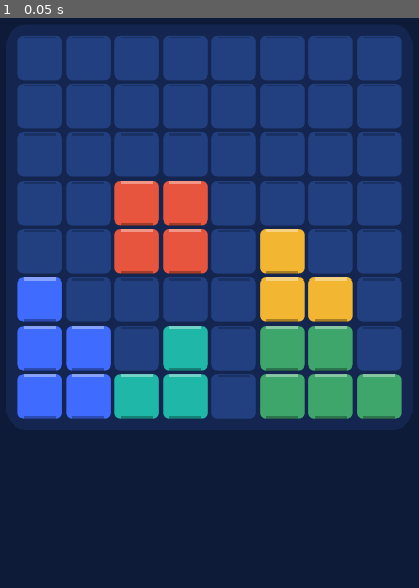
Above: before the commit, frame 1.
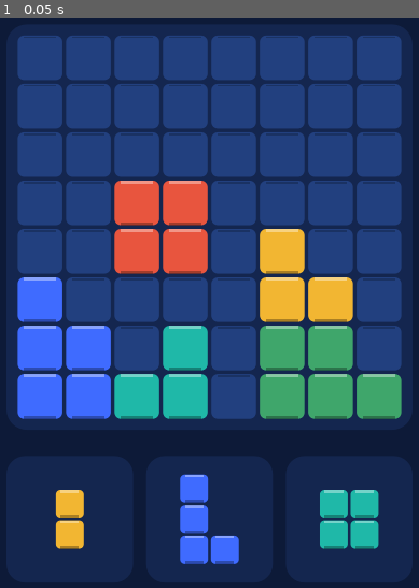
Above: after the commit, the same moment.

Repository: Shynobisuikast/Blokhane
Game: Godot game, scene res://scenes/Main.tscn
The game is run twice, just before and just after one commit, with the same random seed, the same clock (stepped at 60 frames per second) and the same inputs.
Inputs:
- Up to frame 1 (0.05 s): no input

The runs differ from the first frame. In frame 1, 3.4% of the frame differs, in the area x 13-91%, y 80-96%.

Commit message:
Parça Seti Ve Tepsi

Diff:
--- a/scenes/Main.tscn
+++ b/scenes/Main.tscn
@@ -1,8 +1,9 @@
 ; scenes/Main.tscn
-[gd_scene load_steps=3 format=3]
+[gd_scene load_steps=4 format=3]
 
 [ext_resource type="Script" path="res://scripts/Main.gd" id="1_main"]
 [ext_resource type="Script" path="res://scripts/BoardView.gd" id="2_board_view"]
+[ext_resource type="Script" path="res://scripts/Tray.gd" id="3_tray"]
 
 [node name="Main" type="Control"]
 layout_mode = 3
@@ -29,3 +30,13 @@
 grow_horizontal = 2
 grow_vertical = 2
 script = ExtResource("2_board_view")
+
+[node name="Tray" type="Control" parent="."]
+layout_mode = 1
+anchors_preset = 15
+anchor_right = 1.0
+anchor_bottom = 1.0
+grow_horizontal = 2
+grow_vertical = 2
+mouse_filter = 2
+script = ExtResource("3_tray")
--- a/scripts/BoardView.gd
+++ b/scripts/BoardView.gd
@@ -1,6 +1,8 @@
 # scripts/BoardView.gd
 class_name BoardView
 extends Control
+
+const CellDrawingScript = preload("res://scripts/CellDrawing.gd")
 
 var model: BoardModel
 var _panel_style: StyleBoxFlat
@@ -59,7 +61,7 @@
 				_draw_empty_cell_shadow(cell_rect)
 			else:
 				draw_style_box(_style_for_color(color_id), cell_rect)
-				_draw_filled_cell_bevel(cell_rect)
+				CellDrawingScript.draw_filled_cell_bevel(self, cell_rect, Config.CELL_RADIUS)
 
 func _grid_origin() -> Vector2:
 	return Config.BOARD_PANEL_ORIGIN + Vector2(Config.PANEL_PADDING, Config.PANEL_PADDING)
@@ -97,20 +99,3 @@
 		Color(0.0, 0.0, 0.0, 0.22),
 		2.0
 	)
-
-func _draw_filled_cell_bevel(rect: Rect2) -> void:
-	var inset: float = Config.CELL_RADIUS
-	var left: float = rect.position.x + inset
-	var right: float = rect.end.x - inset
-	draw_line(
-		Vector2(left, rect.position.y + 1.5),
-		Vector2(right, rect.position.y + 1.5),
-		Color(1.0, 1.0, 1.0, 0.38),
-		3.0
-	)
-	draw_line(
-		Vector2(left, rect.end.y - 1.5),
-		Vector2(right, rect.end.y - 1.5),
-		Color(0.0, 0.0, 0.0, 0.30),
-		3.0
-	)
--- /dev/null
+++ b/scripts/CellDrawing.gd
@@ -0,0 +1,19 @@
+# scripts/CellDrawing.gd
+class_name CellDrawing
+extends RefCounted
+
+static func draw_filled_cell_bevel(canvas: CanvasItem, rect: Rect2, radius: float) -> void:
+	var left: float = rect.position.x + radius
+	var right: float = rect.end.x - radius
+	canvas.draw_line(
+		Vector2(left, rect.position.y + 1.5),
+		Vector2(right, rect.position.y + 1.5),
+		Color(1.0, 1.0, 1.0, 0.38),
+		3.0
+	)
+	canvas.draw_line(
+		Vector2(left, rect.end.y - 1.5),
+		Vector2(right, rect.end.y - 1.5),
+		Color(0.0, 0.0, 0.0, 0.30),
+		3.0
+	)
--- a/scripts/Config.gd
+++ b/scripts/Config.gd
@@ -23,6 +23,15 @@
 const PANEL_PADDING: int = 12
 const BOARD_PANEL_ORIGIN: Vector2 = Vector2(22, 217.5)
 
+const TRAY_CARD_SIZE: int = 136
+const TRAY_CARD_RADIUS: int = 20
+const TRAY_Y: float = 681.5
+const TRAY_CARD_X: Array[int] = [22, 172, 322]
+const TRAY_CELL: int = 30
+const TRAY_GAP: int = 3
+const TRAY_CELL_RADIUS: int = 5
+const TRAY_SLOTS: int = 3
+
 static func color_for(id: int) -> Color:
 	match id:
 		1:
--- a/scripts/Main.gd
+++ b/scripts/Main.gd
@@ -12,6 +12,7 @@
 
 @onready var background: ColorRect = $Background
 @onready var board_view: BoardView = $BoardView
+@onready var tray: Tray = $Tray
 
 var board_model: BoardModel
 
@@ -21,6 +22,18 @@
 	board_view.set_model(board_model)
 	_fill_demo()
 	board_view.refresh()
+	_fill_tray_demo()
+
+func _fill_tray_demo() -> void:
+	# GEÇİCİ, Faz 4'te güncellenecek.
+	var pieces_by_id: Dictionary = {}
+	for piece: Dictionary in Pieces.all():
+		pieces_by_id[piece["id"]] = piece
+	var demo_pieces: Array[Dictionary] = []
+	for piece_id: String in ["v2", "l", "sq2"]:
+		if pieces_by_id.has(piece_id):
+			demo_pieces.append(pieces_by_id[piece_id])
+	tray.set_pieces(demo_pieces)
 
 func _fill_demo() -> void:
 	var single_cell: Array[Vector2i] = [Vector2i.ZERO]
--- /dev/null
+++ b/scripts/PieceGenerator.gd
@@ -0,0 +1,30 @@
+# scripts/PieceGenerator.gd
+class_name PieceGenerator
+extends RefCounted
+
+func generate_triplet(board: BoardModel, rng: RandomNumberGenerator) -> Array[Dictionary]:
+	var catalog: Array[Dictionary] = Pieces.all()
+	var fitting: Array[Dictionary] = []
+	for piece: Dictionary in catalog:
+		var shape: Array[Vector2i] = piece["shape"]
+		if board.can_fit_anywhere(shape):
+			fitting.append(piece)
+
+	var triplet: Array[Dictionary] = []
+	if fitting.is_empty():
+		for _slot: int in range(Config.TRAY_SLOTS):
+			triplet.append(_random_piece(catalog, rng))
+		return triplet
+
+	var guaranteed_piece: Dictionary = _random_piece(fitting, rng)
+	var guaranteed_slot: int = rng.randi_range(0, Config.TRAY_SLOTS - 1)
+	for slot: int in range(Config.TRAY_SLOTS):
+		if slot == guaranteed_slot:
+			triplet.append(guaranteed_piece)
+		else:
+			triplet.append(_random_piece(catalog, rng))
+	return triplet
+
+func _random_piece(candidates: Array[Dictionary], rng: RandomNumberGenerator) -> Dictionary:
+	var index: int = rng.randi_range(0, candidates.size() - 1)
+	return candidates[index].duplicate(true)
--- /dev/null
+++ b/scripts/Pieces.gd
@@ -0,0 +1,56 @@
+# scripts/Pieces.gd
+class_name Pieces
+extends RefCounted
+
+static var _catalog: Array[Dictionary] = []
+
+static func all() -> Array[Dictionary]:
+	if _catalog.is_empty():
+		_catalog = _build_catalog()
+	var copies: Array[Dictionary] = []
+	for piece: Dictionary in _catalog:
+		copies.append(piece.duplicate(true))
+	return copies
+
+static func size_of(shape: Array[Vector2i]) -> Vector2i:
+	if shape.is_empty():
+		return Vector2i.ZERO
+	var min_x: int = shape[0].x
+	var min_y: int = shape[0].y
+	var max_x: int = shape[0].x
+	var max_y: int = shape[0].y
+	for cell: Vector2i in shape:
+		min_x = mini(min_x, cell.x)
+		min_y = mini(min_y, cell.y)
+		max_x = maxi(max_x, cell.x)
+		max_y = maxi(max_y, cell.y)
+	return Vector2i(max_x - min_x + 1, max_y - min_y + 1)
+
+static func _build_catalog() -> Array[Dictionary]:
+	var catalog: Array[Dictionary] = []
+	catalog.append(_piece("dot", [Vector2i(0, 0)], 1))
+	catalog.append(_piece("h2", [Vector2i(0, 0), Vector2i(1, 0)], 4))
+	catalog.append(_piece("v2", [Vector2i(0, 0), Vector2i(0, 1)], 3))
+	catalog.append(_piece("h3", [Vector2i(0, 0), Vector2i(1, 0), Vector2i(2, 0)], 2))
+	catalog.append(_piece("v3", [Vector2i(0, 0), Vector2i(0, 1), Vector2i(0, 2)], 5))
+	catalog.append(_piece("h4", [Vector2i(0, 0), Vector2i(1, 0), Vector2i(2, 0), Vector2i(3, 0)], 4))
+	catalog.append(_piece("v4", [Vector2i(0, 0), Vector2i(0, 1), Vector2i(0, 2), Vector2i(0, 3)], 1))
+	catalog.append(_piece("sq2", [Vector2i(0, 0), Vector2i(1, 0), Vector2i(0, 1), Vector2i(1, 1)], 2))
+	catalog.append(_piece("sq3", [
+		Vector2i(0, 0), Vector2i(1, 0), Vector2i(2, 0),
+		Vector2i(0, 1), Vector2i(1, 1), Vector2i(2, 1),
+		Vector2i(0, 2), Vector2i(1, 2), Vector2i(2, 2),
+	], 5))
+	catalog.append(_piece("c1", [Vector2i(0, 0), Vector2i(0, 1), Vector2i(1, 1)], 3))
+	catalog.append(_piece("c2", [Vector2i(0, 0), Vector2i(1, 0), Vector2i(0, 1)], 3))
+	catalog.append(_piece("c3", [Vector2i(0, 0), Vector2i(1, 0), Vector2i(1, 1)], 3))
+	catalog.append(_piece("c4", [Vector2i(1, 0), Vector2i(0, 1), Vector2i(1, 1)], 3))
+	catalog.append(_piece("l", [Vector2i(0, 0), Vector2i(0, 1), Vector2i(0, 2), Vector2i(1, 2)], 1))
+	catalog.append(_piece("j", [Vector2i(1, 0), Vector2i(1, 1), Vector2i(1, 2), Vector2i(0, 2)], 2))
+	catalog.append(_piece("t", [Vector2i(0, 0), Vector2i(1, 0), Vector2i(2, 0), Vector2i(1, 1)], 4))
+	catalog.append(_piece("z", [Vector2i(0, 0), Vector2i(1, 0), Vector2i(1, 1), Vector2i(2, 1)], 5))
+	catalog.append(_piece("s", [Vector2i(1, 0), Vector2i(2, 0), Vector2i(0, 1), Vector2i(1, 1)], 3))
+	return catalog
+
+static func _piece(piece_id: String, shape: Array[Vector2i], color_id: int) -> Dictionary:
+	return {"id": piece_id, "shape": shape, "color_id": color_id}
--- /dev/null
+++ b/scripts/Tray.gd
@@ -0,0 +1,78 @@
+# scripts/Tray.gd
+class_name Tray
+extends Control
+
+var pieces: Array = []
+var _panel_style: StyleBoxFlat
+var _piece_styles: Dictionary = {}
+
+func _init() -> void:
+	_panel_style = _make_style_box(Config.PANEL, Config.TRAY_CARD_RADIUS)
+
+func set_pieces(p: Array) -> void:
+	pieces.clear()
+	for slot: int in range(Config.TRAY_SLOTS):
+		if slot < p.size() and p[slot] is Dictionary:
+			pieces.append((p[slot] as Dictionary).duplicate(true))
+		else:
+			pieces.append(null)
+	queue_redraw()
+
+func remove_piece(slot: int) -> void:
+	if slot < 0 or slot >= pieces.size():
+		return
+	pieces[slot] = null
+	queue_redraw()
+
+func slot_rect(slot: int) -> Rect2:
+	if slot < 0 or slot >= Config.TRAY_SLOTS:
+		return Rect2()
+	return Rect2(
+		Vector2(Config.TRAY_CARD_X[slot], Config.TRAY_Y),
+		Vector2(Config.TRAY_CARD_SIZE, Config.TRAY_CARD_SIZE)
+	)
+
+func piece_cell_origin(slot: int) -> Vector2:
+	if slot < 0 or slot >= pieces.size() or pieces[slot] == null:
+		return Vector2.ZERO
+	var shape: Array[Vector2i] = pieces[slot]["shape"]
+	var shape_size: Vector2i = Pieces.size_of(shape)
+	var extent: Vector2 = Vector2(
+		shape_size.x * Config.TRAY_CELL + maxi(shape_size.x - 1, 0) * Config.TRAY_GAP,
+		shape_size.y * Config.TRAY_CELL + maxi(shape_size.y - 1, 0) * Config.TRAY_GAP
+	)
+	var card: Rect2 = slot_rect(slot)
+	return card.position + (card.size - extent) / 2.0
+
+func _draw() -> void:
+	for slot: int in range(Config.TRAY_SLOTS):
+		draw_style_box(_panel_style, slot_rect(slot))
+		if slot < pieces.size() and pieces[slot] != null:
+			_draw_piece(slot, pieces[slot] as Dictionary)
+
+func _draw_piece(slot: int, piece: Dictionary) -> void:
+	var shape: Array[Vector2i] = piece["shape"]
+	var origin: Vector2 = piece_cell_origin(slot)
+	var color_id: int = piece["color_id"]
+	for cell: Vector2i in shape:
+		var cell_position: Vector2 = origin + Vector2(
+			cell.x * (Config.TRAY_CELL + Config.TRAY_GAP),
+			cell.y * (Config.TRAY_CELL + Config.TRAY_GAP)
+		)
+		var cell_rect: Rect2 = Rect2(cell_position, Vector2(Config.TRAY_CELL, Config.TRAY_CELL))
+		draw_style_box(_style_for_color(color_id), cell_rect)
+		CellDrawing.draw_filled_cell_bevel(self, cell_rect, Config.TRAY_CELL_RADIUS)
+
+func _make_style_box(color: Color, radius: int) -> StyleBoxFlat:
+	var style: StyleBoxFlat = StyleBoxFlat.new()
+	style.bg_color = color
+	style.set_corner_radius_all(radius)
+	return style
+
+func _style_for_color(color_id: int) -> StyleBoxFlat:
+	if not _piece_styles.has(color_id):
+		_piece_styles[color_id] = _make_style_box(
+			Config.color_for(color_id),
+			Config.TRAY_CELL_RADIUS
+		)
+	return _piece_styles[color_id] as StyleBoxFlat
--- a/tests/smoke_test.gd
+++ b/tests/smoke_test.gd
@@ -2,6 +2,9 @@
 extends SceneTree
 
 const BoardModelScript = preload("res://scripts/BoardModel.gd")
+const PiecesScript = preload("res://scripts/Pieces.gd")
+const PieceGeneratorScript = preload("res://scripts/PieceGenerator.gd")
+const TrayScript = preload("res://scripts/Tray.gd")
 
 var _checks_total: int = 0
 var _checks_passed: int = 0
@@ -106,6 +109,7 @@
 	check("İki hücre arasındaki boşluk hücre değildir", board_view.local_to_cell(gap_point) == Vector2i(-1, -1))
 	check("Panel dışındaki nokta hücre değildir", board_view.local_to_cell(Vector2.ZERO) == Vector2i(-1, -1))
 	board_view.free()
+	_run_piece_tests()
 
 func check(test_name: String, condition: bool) -> void:
 	_checks_total += 1
@@ -139,3 +143,58 @@
 		if not _is_row_empty(row_index):
 			return false
 	return true
+
+func _run_piece_tests() -> void:
+	var catalog: Array[Dictionary] = PiecesScript.all()
+	check("18 parça kataloğu", catalog.size() >= 15 and catalog.size() <= 20)
+	var catalog_state: Dictionary = _catalog_state(catalog)
+	check("Şekiller normalize ve hücreleri benzersiz", catalog_state["normalized"])
+	check("Her şekil boş tahtaya sığar", catalog_state["fits"])
+	var generator: Variant = PieceGeneratorScript.new()
+	_fill_board_except([Vector2i.ZERO])
+	var rng: RandomNumberGenerator = RandomNumberGenerator.new()
+	rng.seed = 3027
+	check("Tek boş hücrede 200 üretim adil", _fairness_holds(generator, rng))
+	_fill_board_except([Vector2i.ZERO, Vector2i.RIGHT, Vector2i.DOWN, Vector2i.ONE])
+	rng.seed = 3028
+	check("2x2 boşlukta 200 üretim adil", _fairness_holds(generator, rng))
+	check("Üretici her zaman üç parça döndürür", generator.generate_triplet(_board, rng).size() == Config.TRAY_SLOTS)
+	var tray: Variant = TrayScript.new()
+	tray.set_pieces([_find_piece(catalog, "v2"), _find_piece(catalog, "l"), _find_piece(catalog, "sq2")])
+	check("Tepsi parçaları tasarım konumlarında ortalanır", tray.piece_cell_origin(0) == Vector2(75, 718) and tray.piece_cell_origin(1) == Vector2(208.5, 701.5) and tray.piece_cell_origin(2) == Vector2(358.5, 718))
+	tray.free()
+
+func _catalog_state(catalog: Array[Dictionary]) -> Dictionary:
+	var normalized: bool = true
+	var fits: bool = true
+	_board.reset()
+	for piece: Dictionary in catalog:
+		var shape: Array[Vector2i] = piece["shape"]
+		var min_x: int = shape[0].x if not shape.is_empty() else 0
+		var min_y: int = shape[0].y if not shape.is_empty() else 0
+		var cells_seen: Array[Vector2i] = []
+		for cell: Vector2i in shape:
+			min_x = mini(min_x, cell.x); min_y = mini(min_y, cell.y)
+			if cells_seen.has(cell): normalized = false
+			cells_seen.append(cell)
+		normalized = normalized and min_x == 0 and min_y == 0 and not shape.is_empty()
+		fits = fits and _board.can_fit_anywhere(shape)
+	return {"normalized": normalized, "fits": fits}
+func _fairness_holds(generator: Variant, rng: RandomNumberGenerator) -> bool:
+	for _iteration: int in range(200):
+		var has_fitting_piece: bool = false
+		for piece: Dictionary in generator.generate_triplet(_board, rng):
+			if _board.can_fit_anywhere(piece["shape"]): has_fitting_piece = true; break
+		if not has_fitting_piece: return false
+	return true
+
+func _fill_board_except(empty_cells: Array[Vector2i]) -> void:
+	_board.reset()
+	for index: int in range(Config.BOARD_SIZE * Config.BOARD_SIZE):
+		var cell: Vector2i = Vector2i(index % Config.BOARD_SIZE, index / Config.BOARD_SIZE)
+		if not empty_cells.has(cell): _board.place(_single_cell, cell, 1)
+
+func _find_piece(catalog: Array[Dictionary], piece_id: String) -> Dictionary:
+	for piece: Dictionary in catalog:
+		if piece["id"] == piece_id: return piece
+	return {}
Not shown, added: scripts/CellDrawing.gd.uid
Not shown, added: scripts/PieceGenerator.gd.uid
Not shown, added: scripts/Pieces.gd.uid
Not shown, added: scripts/Tray.gd.uid
Not shown, changed: PLAN.md
